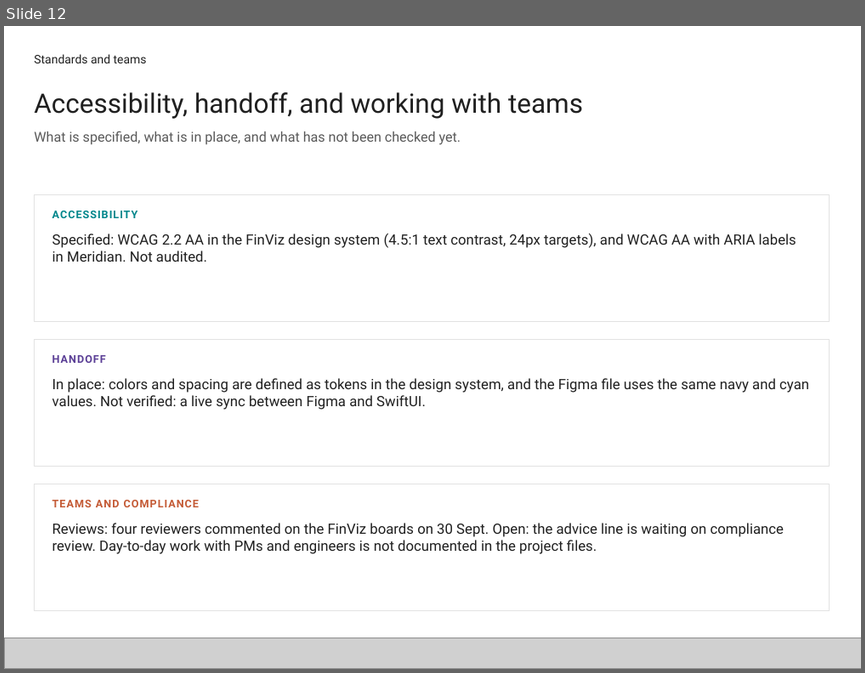
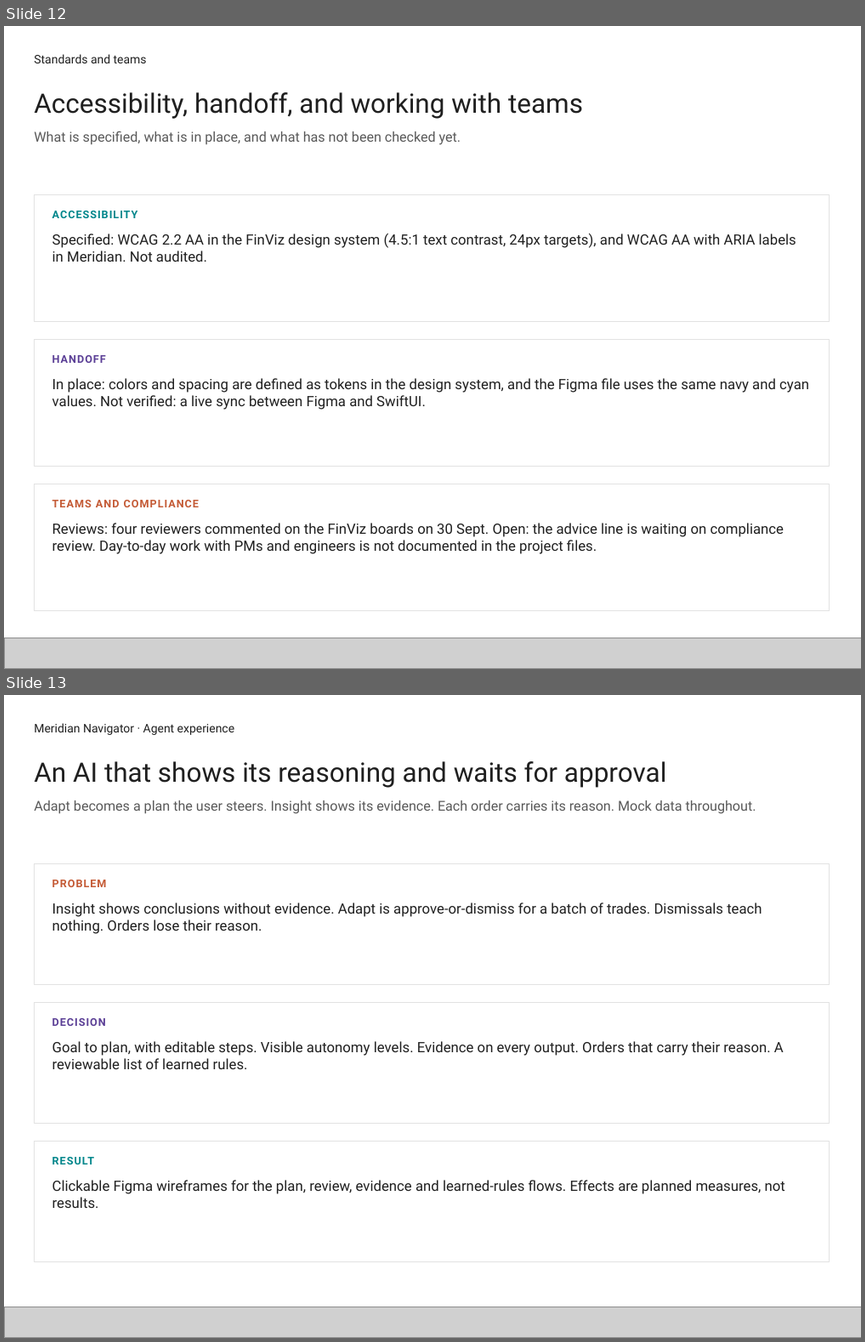
Before and after one commit to CHUNKY21/portfolio-export, a slide deck: Portfolio-Highlights.pptx. Shown one above the other, each under a label of ours: slide 12 before the commit, slides 12 and 13 after it. The pictures are 865x673 and 865x1342 pixels, drawn with LibreOffice and Linux fonts; fonts in the diff are those of the drawing; grey boxes stand for pictures. Boxes give left, top, right and bottom in pixels: in the first picture for what was removed or moved away, otherwise in the second. Text is boxed around its words. In the diff, an @@ line names an element or a change of style, - is before the commit and + after.

```diff
--- a/Portfolio-Highlights.pptx
+++ b/Portfolio-Highlights.pptx
@@ slide 13 added at (4,695,861,1338), background #FFFFFF @@
@@ text added at (34,723,234,735), 14.2 pt, text #1F1F1F @@
+Meridian Navigator · Agent experience
@@ text added at (34,761,667,788), 32 pt, text #1F1F1F @@
+An AI that shows its reasoning and waits for approval
@@ text added at (34,800,756,814), 16.4 pt, text #595959 @@
+Adapt becomes a plan the user steers. Insight shows its evidence. Each order carries its reason. Mock data throughout.
@@ rectangle added at (34,863,829,984), fill #FFFFFF, outline #E2E2E2 1 pt @@
@@ text added at (52,879,107,887), 12.8 pt, text #C45A35, bold @@
+PROBLEM
@@ text added at (52,902,761,934), 17 pt, text #1F1F1F @@
+Insight shows conclusions without evidence. Adapt is approve-or-dismiss for a batch of trades. Dismissals teach nothing. Orders lose their reason.
@@ rectangle added at (34,1003,829,1123), fill #FFFFFF, outline #E2E2E2 1 pt @@
@@ text added at (52,1018,106,1026), 12.8 pt, text #5B3F96, bold @@
+DECISION
@@ text added at (52,1041,783,1069), 17 pt, text #1F1F1F @@
+Goal to plan, with editable steps. Visible autonomy levels. Evidence on every output. Orders that carry their reason. A reviewable list of learned rules.
@@ rectangle added at (34,1141,829,1261), fill #FFFFFF, outline #E2E2E2 1 pt @@
@@ text added at (52,1157,94,1164), 12.8 pt, text #00868B, bold @@
+RESULT
@@ text added at (52,1179,785,1208), 17 pt, text #1F1F1F @@
+Clickable Figma wireframes for the plan, review, evidence and learned-rules flows. Effects are planned measures, not results.
@@ picture added at (4,1306,861,1338) @@
```
Also in this commit, not shown: 4 other files.
